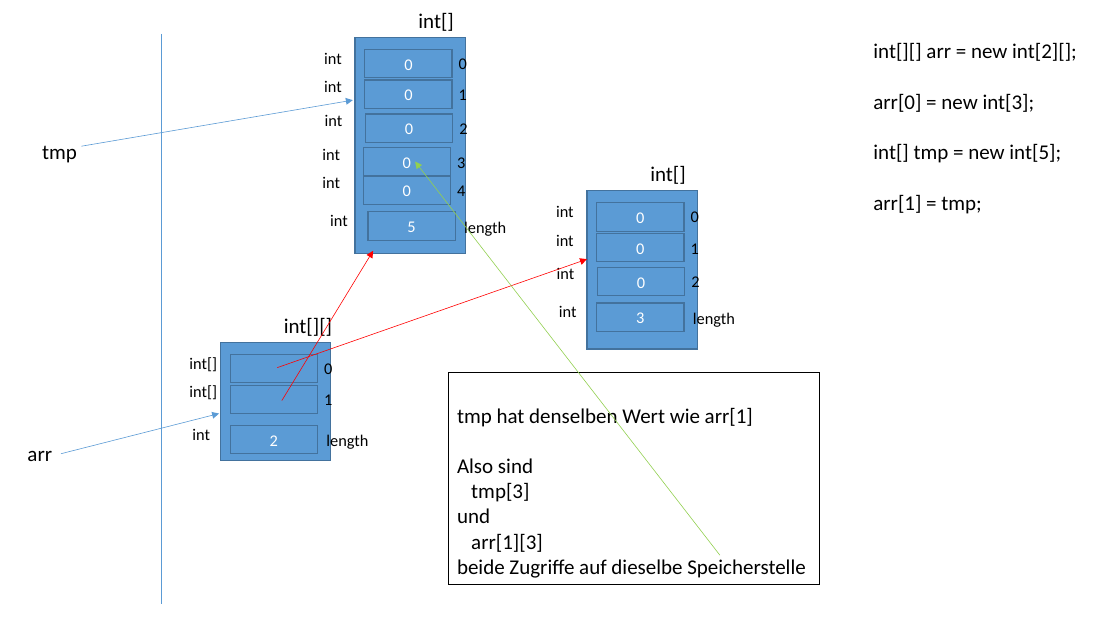
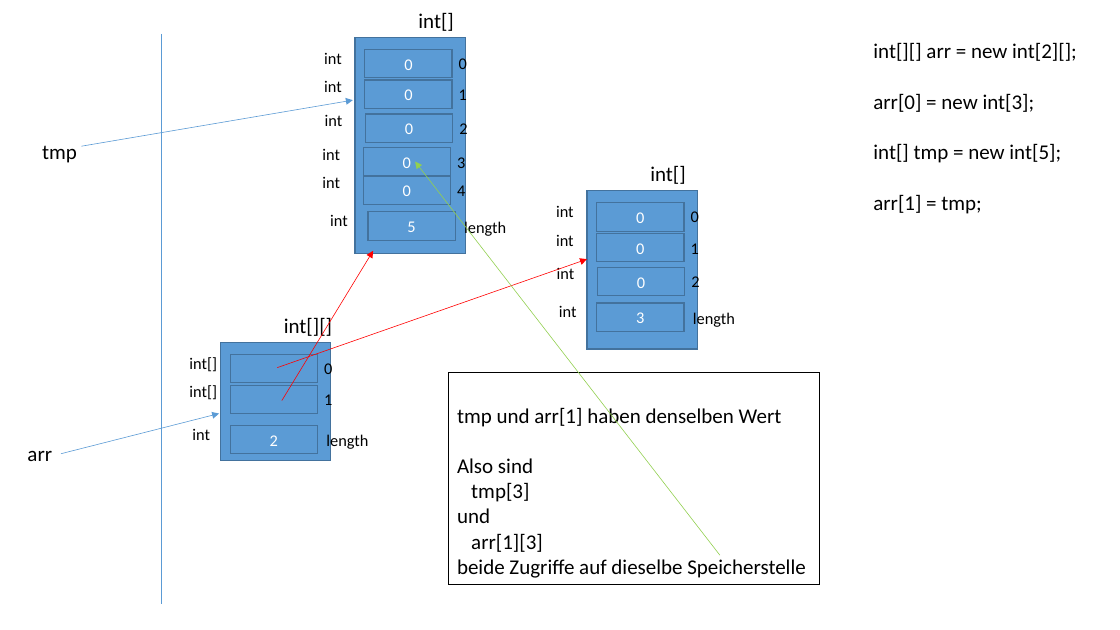
Before and after one commit to ccjavadozent/oca_162982, a slide deck: slide 13 of Diagramme/Arrays.pptx. Drawn at 1120x630 pixels with LibreOffice and Linux fonts; fonts in the diff are those of the drawing. Boxes give left, top, right and bottom in pixels: in the first picture for what was removed or moved away, otherwise in the second. Text is boxed around its words. In the diff, an @@ line names an element or a change of style, - is before the commit and + after.

```diff
--- a/Diagramme/Arrays.pptx
+++ b/Diagramme/Arrays.pptx
@@ text in rectangle at (457, 405, 782, 429): text changed @@
-tmp hat denselben Wert wie arr[1]
+tmp und arr[1] haben denselben Wert
```
Also in this commit, not shown: 6 slides added, 3 other files.
